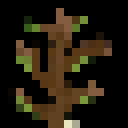
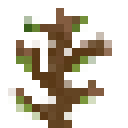
Revision of a layered w=128, h=128 image; what changed, layer by layer:
painted on "Layer 1" over [64, 120, 80, 128]
